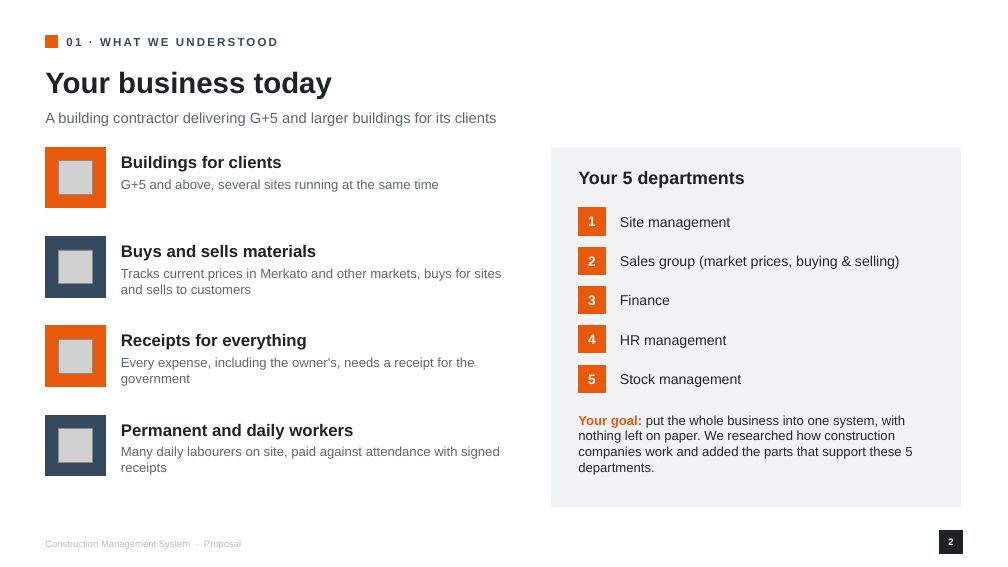
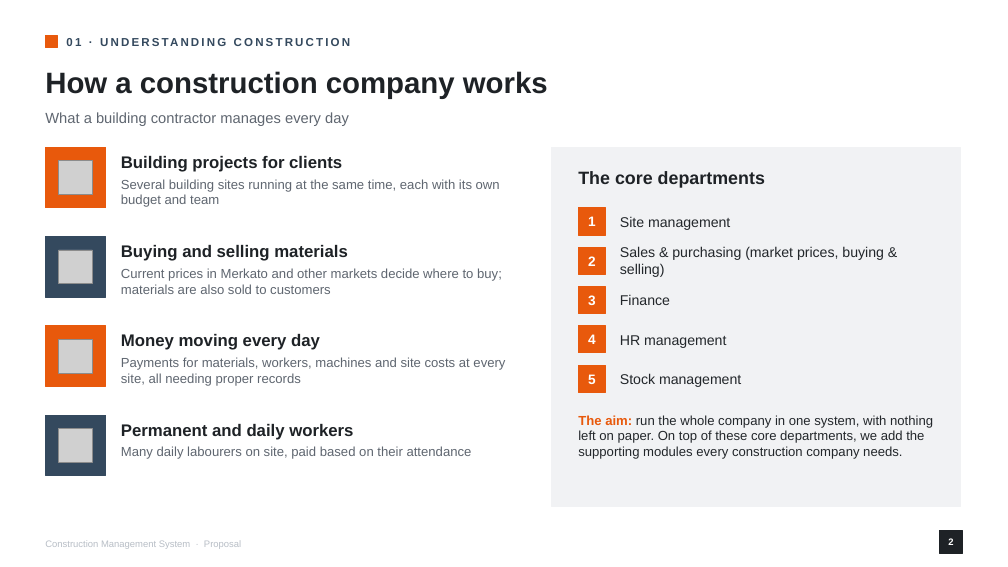
Before and after one commit to Abakas-Tech/ems-client, a slide deck: slide 2 of docs/proposals/Construction_Management_System_Proposal.pptx. Drawn at 1008x567 pixels with LibreOffice and Linux fonts; fonts in the diff are those of the drawing; grey boxes stand for pictures. Boxes give left, top, right and bottom in pixels: in the first picture for what was removed or moved away, otherwise in the second. Text is boxed around its words. In the diff, an @@ line names an element or a change of style, - is before the commit and + after.

```diff
--- a/docs/proposals/Construction_Management_System_Proposal.pptx
+++ b/docs/proposals/Construction_Management_System_Proposal.pptx
@@ text at (67, 32, 823, 51): text changed @@
-01 · WHAT WE UNDERSTOOD
+01 · UNDERSTANDING CONSTRUCTION
@@ text at (45, 71, 548, 99): text changed @@
-Your business today
+How a construction company works
@@ text at (45, 112, 349, 126): text changed @@
-A building contractor delivering G+5 and larger buildings for its clients
+What a building contractor manages every day
@@ text at (121, 156, 342, 172): text changed @@
-Buildings for clients
+Building projects for clients
@@ text at (121, 179, 500, 207): text changed @@
-G+5 and above, several sites running at the same time
+Several building sites running at the same time, each with its own budget and team
@@ text at (578, 171, 765, 188): text changed @@
-Your 5 departments
+The core departments
@@ text at (121, 268, 502, 294): text changed @@
-Tracks current prices in Merkato and other markets, buys for sites and sells to customers
+Current prices in Merkato and other markets decide where to buy; materials are also sold to customers
@@ text at (121, 245, 348, 261): text changed @@
-Buys and sells materials
+Buying and selling materials
@@ text at (620, 246, 884, 277): text changed @@
-Sales group (market prices, buying & selling)
+Sales & purchasing (market prices, buying & selling)
@@ text at (121, 334, 320, 350): text changed @@
-Receipts for everything
+Money moving every day
@@ text at (121, 357, 505, 386): text changed @@
-Every expense, including the owner's, needs a receipt for the government
+Payments for materials, workers, machines and site costs at every site, all needing proper records
@@ text at (578, 415, 933, 459): text changed @@
-Your goal: put the whole business into one system, with nothing left on paper. We researched how construction companies work and added the parts that support these 5 departments.
+The aim: run the whole company in one system, with nothing left on paper. On top of these core departments, we add the supporting modules every construction company needs.
@@ text at (121, 446, 472, 459): text changed @@
-Many daily labourers on site, paid against attendance with signed receipts
+Many daily labourers on site, paid based on their attendance
```
Also in this commit, not shown: 13 other slides changed.
